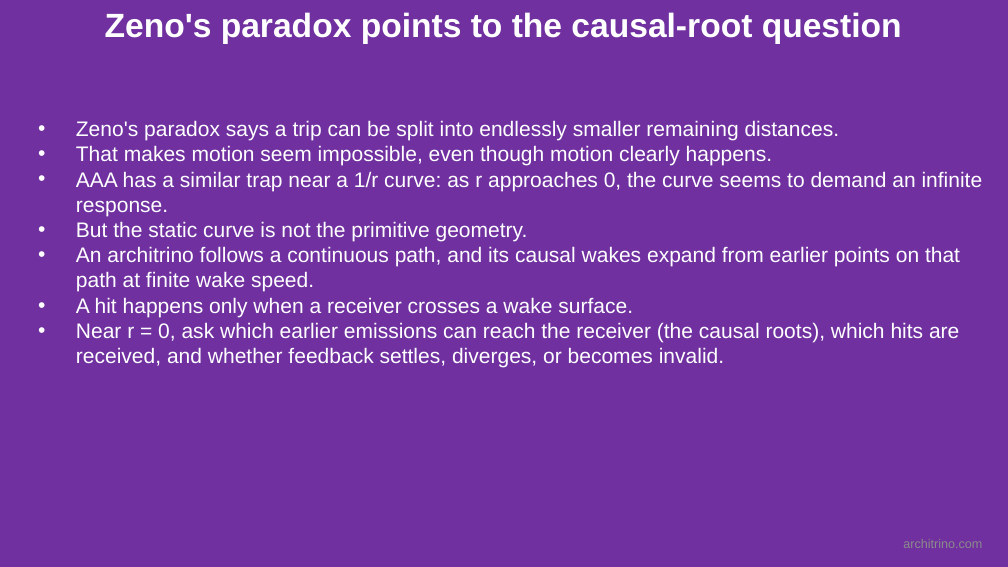
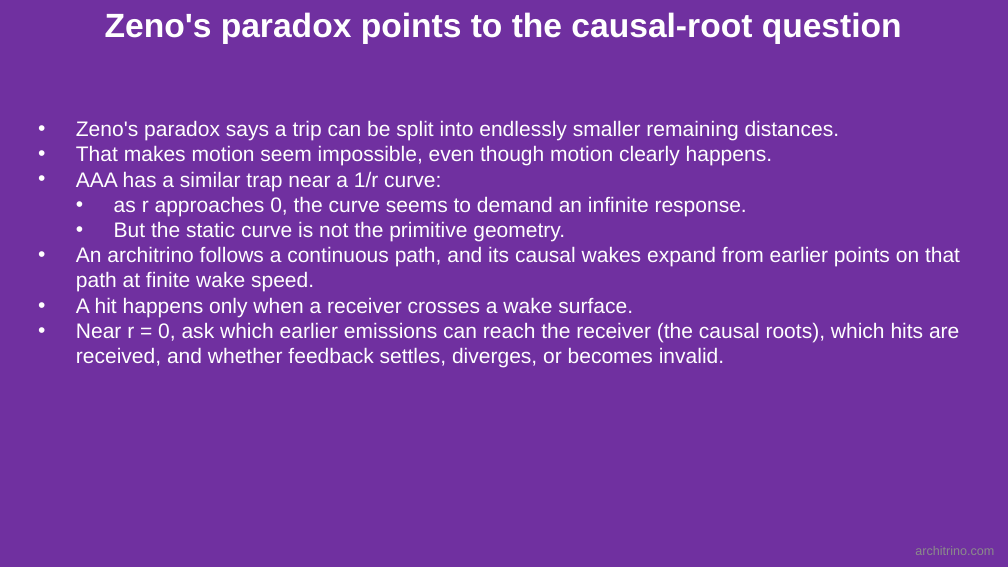
Before and after one commit to jmarkmorris/architrino, a slide deck: slide 12 of reference/archie/presentations/NPQG Fundamentals - Paths.pptx (slide 14 before the commit). Drawn at 1008x567 pixels with LibreOffice and Linux fonts; fonts in the diff are those of the drawing. Boxes give left, top, right and bottom in pixels: in the first picture for what was removed or moved away, otherwise in the second. Text is boxed around its words. In the diff, an @@ line names an element or a change of style, - is before the commit and + after.

```diff
--- a/reference/archie/presentations/NPQG Fundamentals - Paths.pptx
+++ b/reference/archie/presentations/NPQG Fundamentals - Paths.pptx
@@ text at [76, 171, 747, 216]: text changed @@
-• AAA has a similar trap near a 1/r curve: as r approaches 0, the curve seems to demand an infinite response.
+• AAA has a similar trap near a 1/r curve:
+  • as r approaches 0, the curve seems to demand an infinite response.
@@ text at [114, 221, 565, 242]: list level 1 to 2 in "But the static curve is ..." @@
@@ text "architrino.com": place and size @@
-text "architrino.com" at [903, 539, 982, 548]
+text "architrino.com" at [915, 546, 994, 555]
```
Also in this commit, not shown: 11 other slides changed, 2 slides removed, 9 other files.
